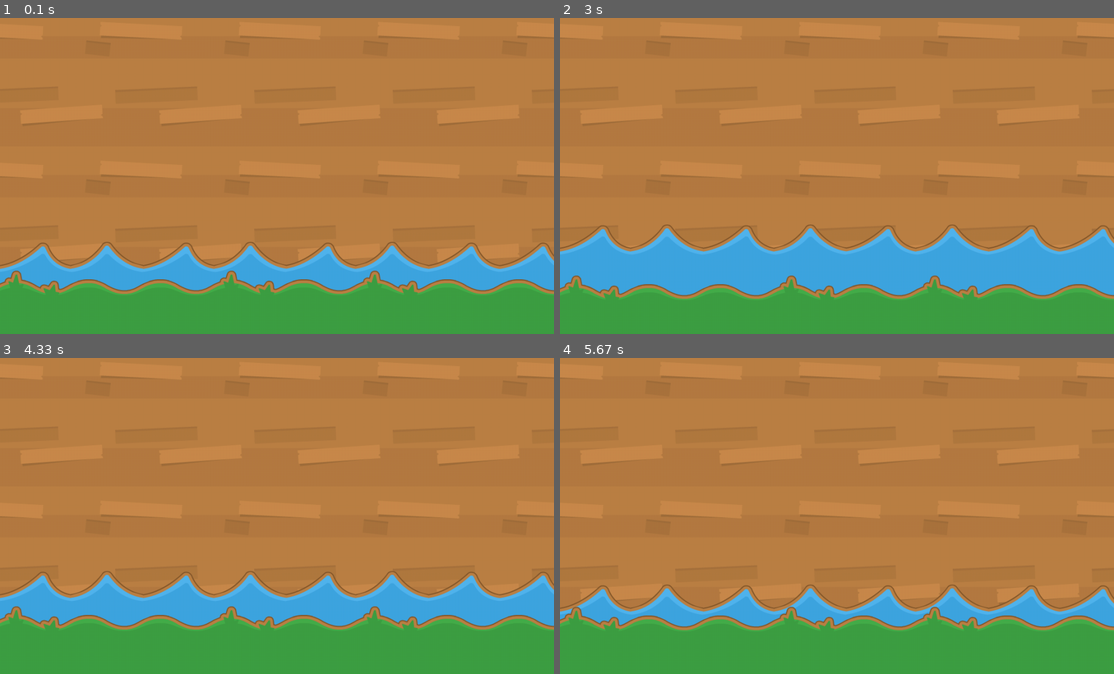
Above: before the commit, frames 1-4 (two rows, left to right).
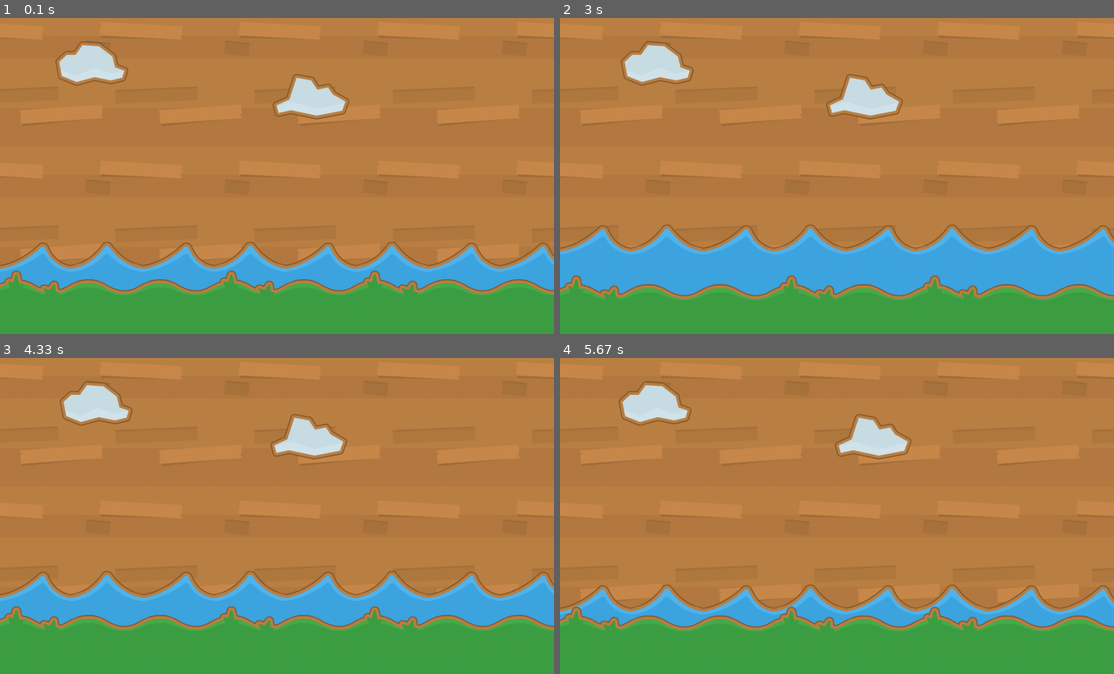
Above: after the commit, the same moments.

Repository: eccololo/pygame-projects
Game: pygame game, started from DuckDuck Shot/OOP/main.py
Same seed, same stepped clock (60 frames per second), same inputs: the game is played once before the commit and once after it.
Inputs:
- Up to frame 1 (0.1 s): no input
- Up to frame 2 (3 s): no input
- Up to frame 3 (4.33 s): no input
- Up to frame 4 (5.67 s): no input

The runs differ from the first frame. In frame 1, 2.1% of the frame differs, in the area x 10-63%, y 7-33%; in frame 2, 2.1%; in frame 3, 2.1%; in frame 4, 2.1%, in the area x 10-64%, y 7-33%.

Commit message:
Add two animated in x cor clouds to game window.

Diff:
--- a/DuckDuck Shot/OOP/main.py
+++ b/DuckDuck Shot/OOP/main.py
@@ -14,7 +14,9 @@
 water_bg.make_animable_y(420, 450, 390, 0.6)
 
 cloud_1 = Surface("./assets/images/Cloud1.png", screen)
+cloud_1.make_animable_x(100, 112, 97, 0.2)
 cloud_2 = Surface("./assets/images/Cloud2.png", screen)
+cloud_2.make_animable_x(500, 510, 490, 0.2)
 
 
 while True:
@@ -26,6 +28,8 @@
     wood_bg.display_surface(0, 0)
     water_bg.animate_y(0)
     land_bg.animate_y(0)
+    cloud_1.animate_x(60)
+    cloud_2.animate_x(120)
 
     pygame.display.update()
     screen.set_clock(120)
--- a/DuckDuck Shot/OOP/surface.py
+++ b/DuckDuck Shot/OOP/surface.py
@@ -11,37 +11,37 @@
         self.animation_start_y = None
         self.animation_max_y = None
         self.animation_min_y = None
-        self.animation_speed = None
+        self.animation_speed_y = None
 
         # For animation x
         self.animation_start_x = None
         self.animation_max_x = None
         self.animation_min_x = None
-        self.animation_speed = None
+        self.animation_speed_x = None
 
     def display_surface(self, x_cor, y_cor):
         self.screen.get_screen().blit(self.surface, (x_cor, y_cor))
 
-    def make_animable_y(self, animation_start_y=None, animation_max_y=None, animation_min_y=None, animation_speed=None):
+    def make_animable_y(self, animation_start_y, animation_max_y, animation_min_y, animation_speed_y):
         self.animation_start_y = animation_start_y
         self.animation_max_y = animation_max_y
         self.animation_min_y = animation_min_y
-        self.animation_speed = animation_speed
+        self.animation_speed_y = animation_speed_y
 
-    def make_animable_x(self, animation_start_x=None, animation_max_x=None, animation_min_x=None, animation_speed=None):
+    def make_animable_x(self, animation_start_x, animation_max_x, animation_min_x, animation_speed_x):
         self.animation_start_x = animation_start_x
         self.animation_max_x = animation_max_x
         self.animation_min_x = animation_min_x
-        self.animation_speed = animation_speed
+        self.animation_speed_x = animation_speed_x
 
     def animate_y(self, x_cor):
-        self.animation_start_y += self.animation_speed
+        self.animation_start_y += self.animation_speed_y
         if self.animation_start_y >= self.animation_max_y or self.animation_start_y <= self.animation_min_y:
-            self.animation_speed *= -1
+            self.animation_speed_y *= -1
         self.screen.get_screen().blit(self.surface, (x_cor, self.animation_start_y))
 
     def animate_x(self, y_cor):
-        self.animation_start_x += self.animation_speed
+        self.animation_start_x += self.animation_speed_x
         if self.animation_start_x >= self.animation_max_x or self.animation_start_x <= self.animation_min_x:
-            self.animation_speed *= -1
-        self.screen.get_screen().blit(self.surface, (y_cor, self.animation_start_x))
+            self.animation_speed_x *= -1
+        self.screen.get_screen().blit(self.surface, (self.animation_start_x, y_cor))
